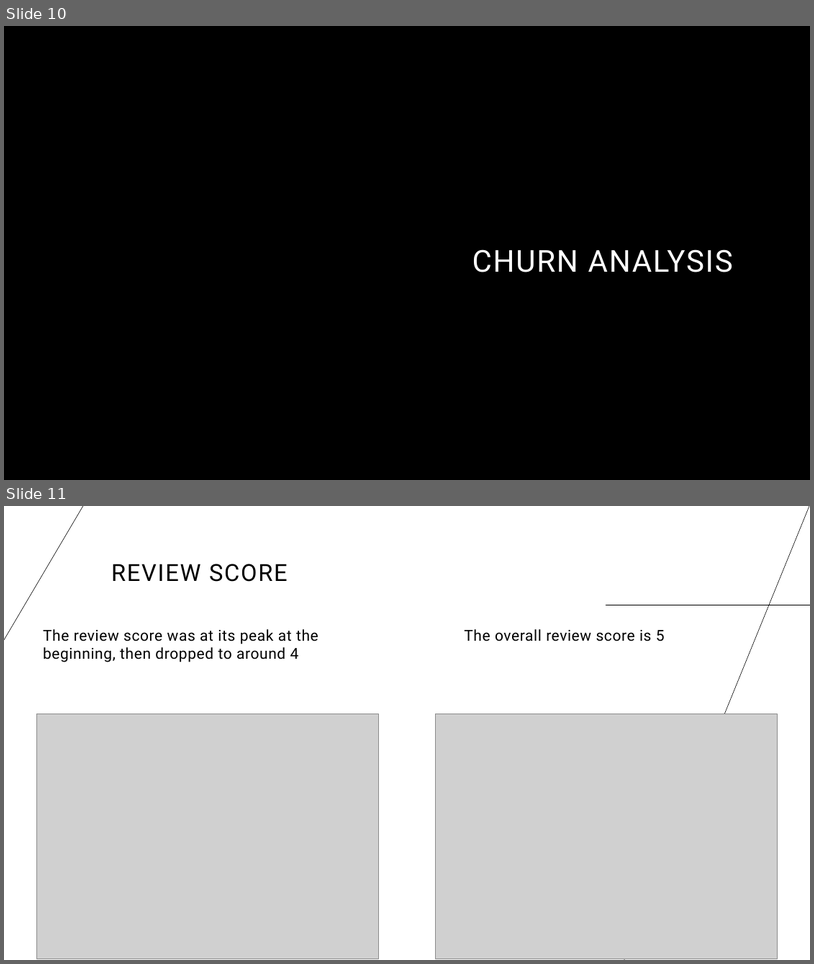
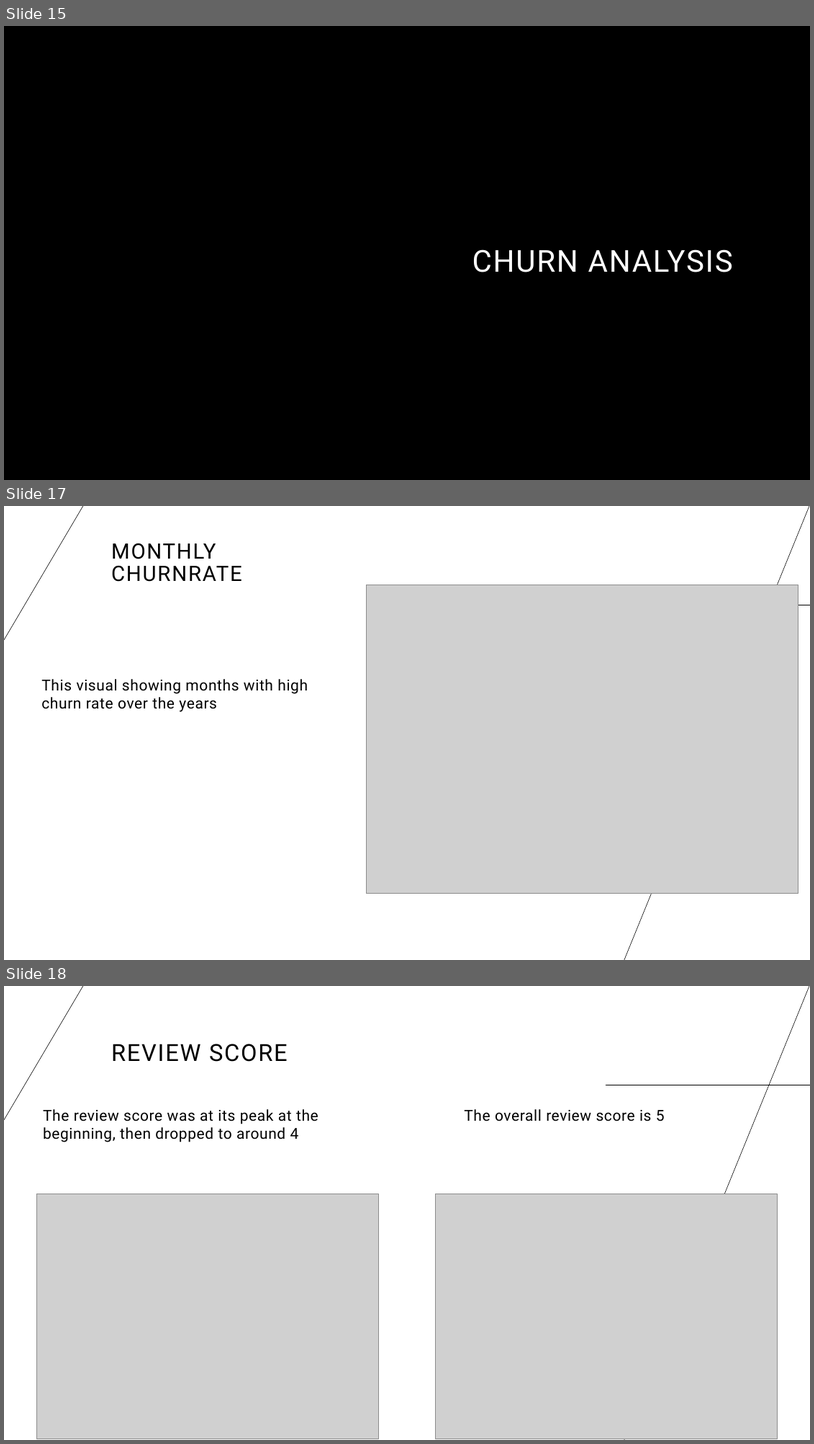
Before and after one commit to a7mdNasrr/Olist-Brazilian-E-commerce, a slide deck: Olist Brazilian E-commerce Presentation.pptx. Shown one above the other, each under a label of ours: slides 10 and 11 before the commit, slides 15, 17 and 18 after it; the slides between them are not shown. The pictures are 814x964 and 814x1444 pixels, drawn with LibreOffice and Linux fonts; fonts in the diff are those of the drawing; grey boxes stand for pictures; background and template pictures are left out. Boxes give left, top, right and bottom in pixels: in the first picture for what was removed or moved away, otherwise in the second. Text is boxed around its words. In the diff, an @@ line names an element or a change of style, - is before the commit and + after.

```diff
--- a/Olist Brazilian E-commerce Presentation.pptx
+++ b/Olist Brazilian E-commerce Presentation.pptx
@@ slide 17 added at bbox=[4, 506, 810, 960], background #FFFFFF; not listed: 3 template elements that a slide beside it also shows @@
@@ title added at bbox=[111, 543, 242, 582], 25.2 pt, text #000000 @@
+MONTHLY CHURNRATE
@@ picture added at bbox=[366, 584, 799, 893] @@
@@ text added at bbox=[41, 679, 308, 712], 18 pt, text #000000 @@
+This visual showing months with high churn rate over the years
@@ what was slide 10 is now slide 15 @@
@@ what was slide 11 is now slide 18 @@
```
Also in this commit, not shown: 6 slides changed, 6 other slides added.
